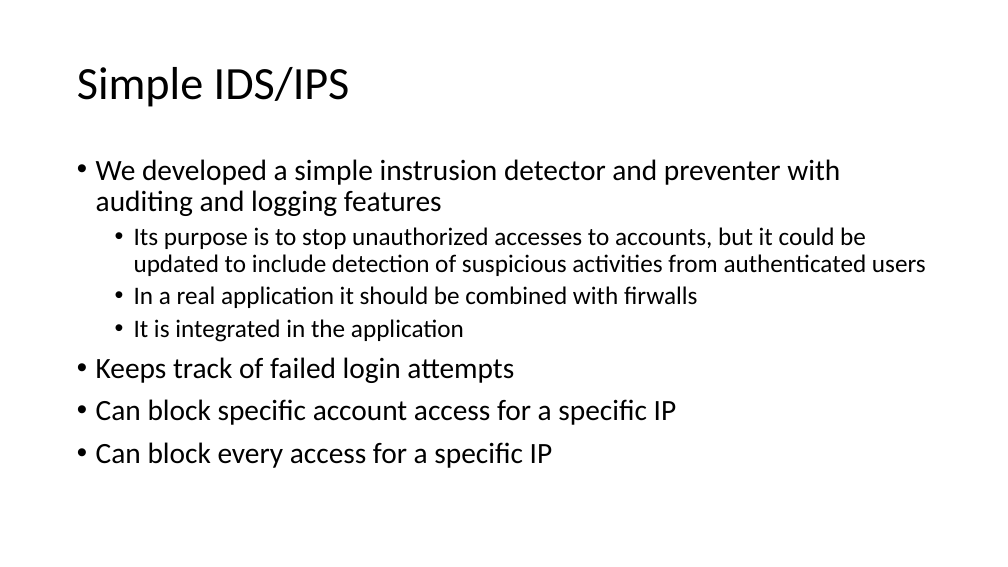
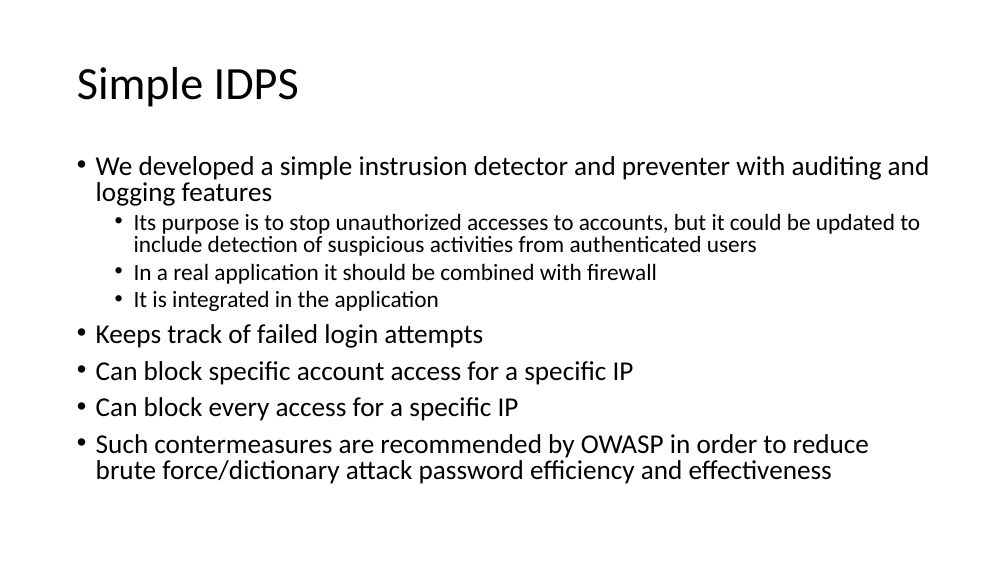
Before and after one commit to fparricelli/Encrypted-data-exchange-between-two-Arduino-boards-using-Symmetric-Encryption, a slide deck: slide 14 of Documentazione e cose così/Slide_concettuali_Luca.pptx. Drawn at 1008x567 pixels with LibreOffice and Linux fonts; fonts in the diff are those of the drawing. Boxes give left, top, right and bottom in pixels: in the first picture for what was removed or moved away, otherwise in the second. Text is boxed around its words. In the diff, an @@ line names an element or a change of style, - is before the commit and + after.

```diff
--- a/Documentazione e cose così/Slide_concettuali_Luca.pptx
+++ b/Documentazione e cose così/Slide_concettuali_Luca.pptx
@@ title at (77, 67, 299, 107): text changed @@
-Simple IDS/IPS
+Simple IDPS
@@ text at (96, 156, 930, 421): size 28 to 25.9 pt in "We developed a simple instrusion detector and ...", "Keeps track of failed login attempts", "Can block specific account access for a ...", "Can block every access for a specific ..."; size 24 to 22.2 pt in "Its purpose is to stop unauthorized accesses ...", "It is integrated in the application"; line spacing 0.9 to 0.8 @@
@@ text at (134, 263, 657, 284): text changed; size 24 to 22.2 pt @@
-  • In a real application it should be combined with firwalls
+  • In a real application it should be combined with firewall
@@ text at (96, 434, 869, 484): paragraph added @@
+• Such contermeasures are recommended by OWASP in order to reduce brute force/dictionary attack password efficiency and effectiveness
```
Also in this commit, not shown: 2 other slides changed.
